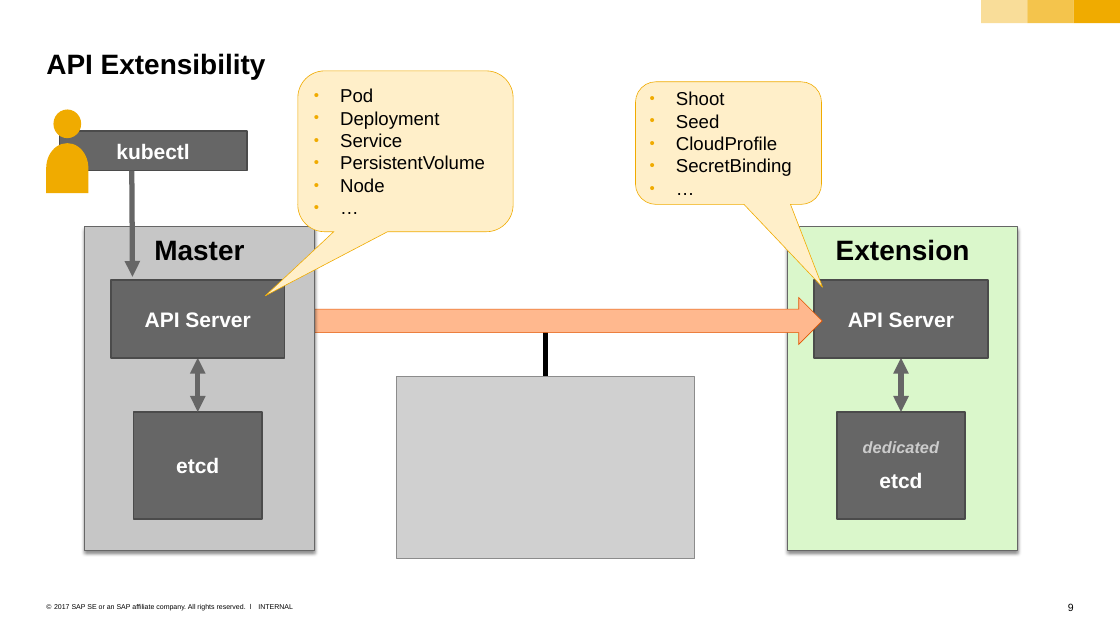
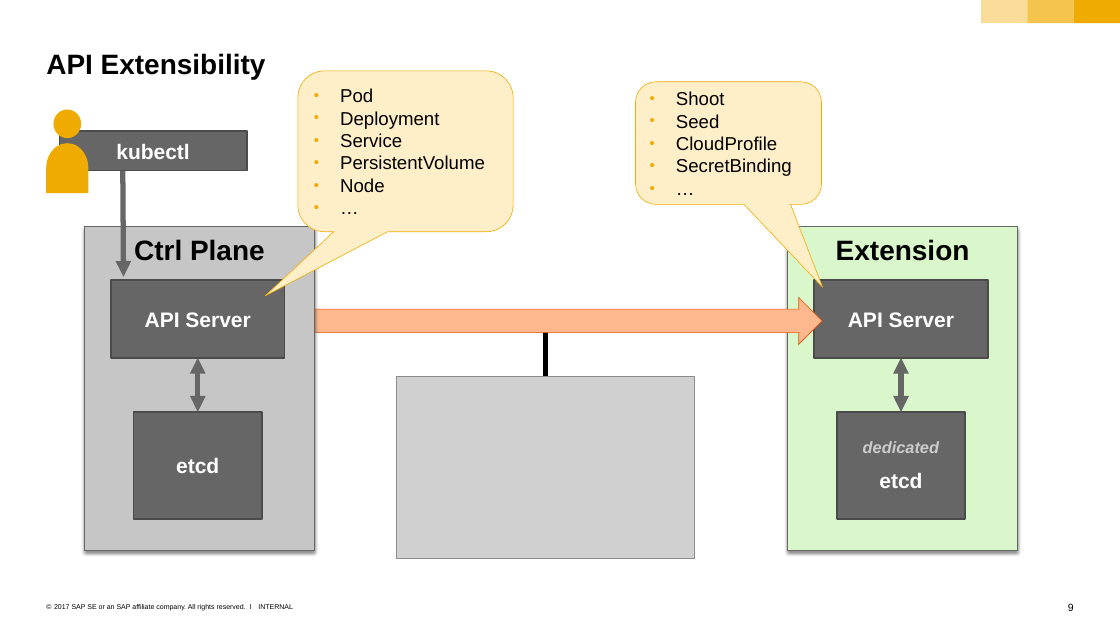
Before and after one commit to sriramrokkam/k8s-training, a slide deck: slide 9 of kubernetes/11_4_Gardener.pptx. Drawn at 1120x630 pixels with LibreOffice and Linux fonts; fonts in the diff are those of the drawing; grey boxes stand for pictures. Boxes give left, top, right and bottom in pixels: in the first picture for what was removed or moved away, otherwise in the second. Text is boxed around its words. In the diff, an @@ line names an element or a change of style, - is before the commit and + after.

```diff
--- a/kubernetes/11_4_Gardener.pptx
+++ b/kubernetes/11_4_Gardener.pptx
@@ arrow moved from (132, 170) - (133, 277) to (123, 170) - (123, 277) @@
@@ text in rectangle at [134, 239, 265, 261]: text changed @@
-Master
+Ctrl Plane
```
Also in this commit, not shown: 1 other slide changed, 8 other files.
